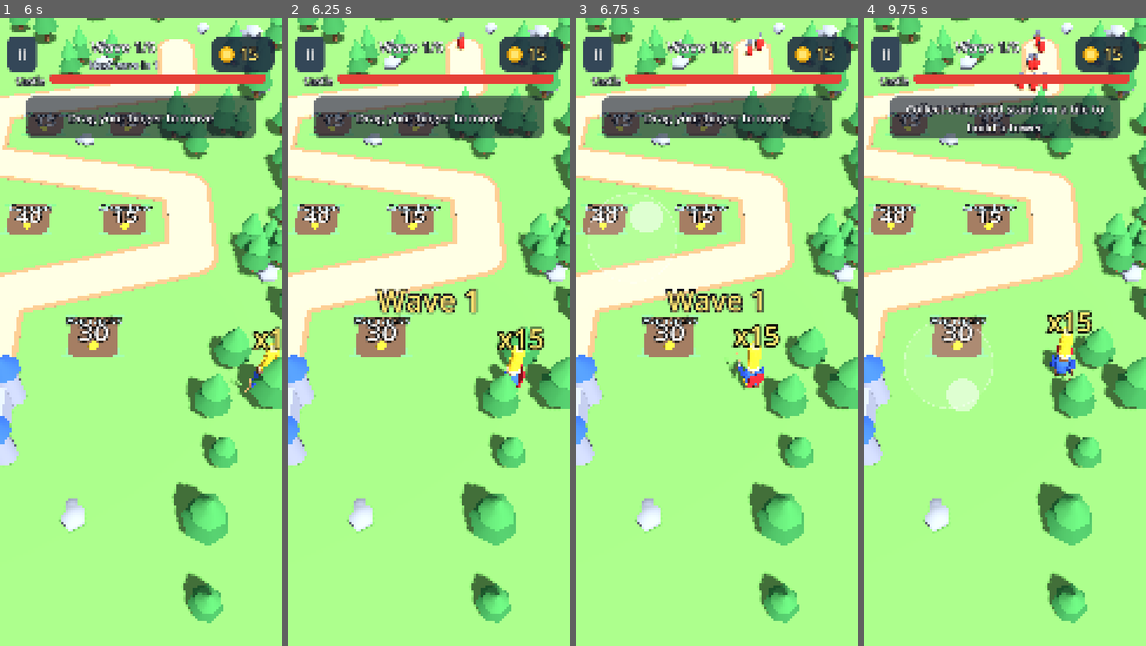
Above: before the commit, frames 1-4 (left to right).
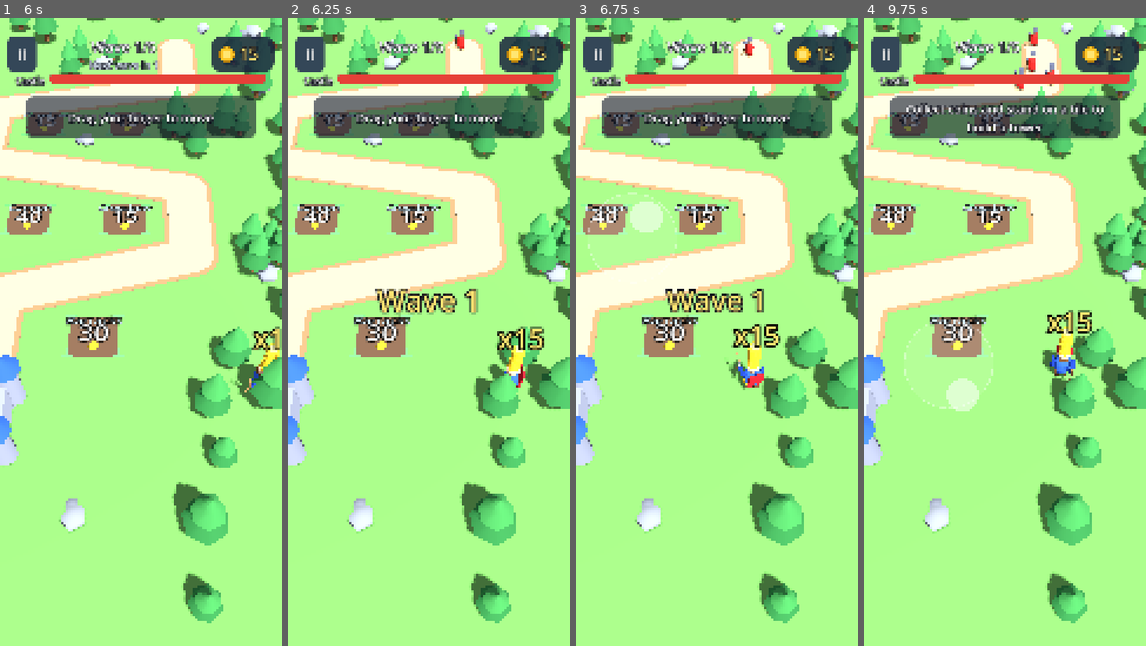
Above: after the commit, the same moments.

Repository: legioner666/Game-
Game: Godot game, scene res://main.tscn
Two runs of this game, one before a commit and one after it. Both use one fixed random seed, a clock stepped at 60 frames per second and the inputs below.
Inputs (mouse positions are in pixels of both pictures, inside the frame that each line leads up to):
- Up to frame 1 (6 s): click "Play" at 0.5 s; click "II" at 1.25 s; click "Restart" at 2 s; tap Enter at 2.75 s; move the mouse to (203, 300) at 2.77 s; hold Right (ui_right) 2.78-3.5 s; click (203, 300) at 2.92 s; drag from (84, 363) to (126, 457) at 3.52 s; move the mouse to (169, 193) at 4.27 s; hold Right (ui_right) 4.28-5 s; tap Space at 5 s; drag from (126, 457) to (56, 237) at 5.02 s; move the mouse to (225, 426) at 5.77 s; hold Left (ui_left) from 5.78 s (still down)
- Up to frame 2 (6.25 s): keep holding Left (ui_left)
- Up to frame 3 (6.75 s): release Left (ui_left) at 6.5 s; drag from (632, 237) to (674, 175) at 6.52 s
- Up to frame 4 (9.75 s): move the mouse to (1019, 332) at 7.27 s; hold Down (ui_down) 7.28-8 s; click (1019, 332) at 7.42 s; drag from (962, 175) to (948, 363) at 8.02 s; move the mouse to (1067, 300) at 8.77 s; hold Up (ui_up) 8.78-9.5 s; drag from (948, 363) to (990, 457) at 9.52 s

Frame 1 is identical in both runs. In frame 2, less than 0.1% of the frame differs, in the area x 58-63%, y 1-6%; in frame 3, 0.1%; in frame 4, 0.4%, in the area x 53-68%, y 1-12%.

Commit message:
Fewer, tougher enemies; hero aims at targets while moving
- Wave counts halved, HP x2.7 (grunt 60, runner 34, brute 500), slightly bigger models, coins per kill doubled to keep economy.
- Hero now faces the nearest enemy even while running (arrows already fired on the move).

Co-Authored-By: Claude Sonnet 5.5 <noreply@anthropic.com>
Claude-Session: https://claude.ai/code/session_01Vo2zMfmpPBAjaiyM3QAnEB

Diff:
--- a/godot/game.gd
+++ b/godot/game.gd
@@ -53,12 +53,12 @@
 const ALLY_SPEED := 4.6
 
 # Типи ворогів: 0 — рядовий, 1 — бігун, 2 — здоровань
-const E_HP := [22.0, 12.0, 260.0]
+const E_HP := [60.0, 34.0, 500.0]
 const E_SPD_MIN := [2.0, 3.6, 1.2]
 const E_SPD_MAX := [2.6, 4.2, 1.5]
 const E_DMG := [1, 1, 5]
-const E_COINS := [1, 1, 10]
-const E_SCALE := [1.0, 1.0, 1.0]
+const E_COINS := [2, 2, 14]
+const E_SCALE := [1.2, 1.1, 1.0]
 const E_CONTACT_DPS := [4.0, 3.0, 14.0]
 const E_OFFSET := [0.9, 0.9, 0.35]
 
@@ -76,11 +76,11 @@
 ]
 # Група: [тип, кількість, старт (с), інтервал (с)]
 const WAVES := [
-	[[0, 14, 0.0, 0.6]],
-	[[0, 22, 0.0, 0.5], [1, 8, 4.0, 0.9]],
-	[[0, 32, 0.0, 0.45], [1, 14, 3.0, 0.7], [2, 1, 12.0, 1.0]],
-	[[0, 44, 0.0, 0.4], [1, 20, 2.0, 0.6], [2, 2, 10.0, 6.0]],
-	[[0, 58, 0.0, 0.35], [1, 28, 2.0, 0.5], [2, 4, 8.0, 4.0]],
+	[[0, 7, 0.0, 1.2]],
+	[[0, 11, 0.0, 1.0], [1, 4, 4.0, 1.8]],
+	[[0, 16, 0.0, 0.9], [1, 7, 3.0, 1.4], [2, 1, 12.0, 1.0]],
+	[[0, 22, 0.0, 0.8], [1, 10, 2.0, 1.2], [2, 2, 10.0, 6.0]],
+	[[0, 29, 0.0, 0.7], [1, 14, 2.0, 1.0], [2, 4, 8.0, 4.0]],
 ]
 
 
@@ -1241,12 +1241,12 @@
 	var speed := _real_speed
 	var walk := clampf(speed / HERO_SPEED, 0.0, 1.0)
 	var desired := _hero_yaw
-	if speed > 1.2:
+	var tgt := _nearest_enemy(p, HERO_RANGE)
+	if tgt >= 0:
+		# цілимося у ворога навіть на бігу
+		desired = atan2(-(e_px[tgt] - p.x), -(e_pz[tgt] - p.z))
+	elif speed > 1.2:
 		desired = atan2(-_hero_vel.x, -_hero_vel.z)
-	else:
-		var tgt := _nearest_enemy(p, HERO_RANGE)
-		if tgt >= 0:
-			desired = atan2(-(e_px[tgt] - p.x), -(e_pz[tgt] - p.z))
 	_hero_yaw = lerp_angle(_hero_yaw, desired, 1.0 - exp(-14.0 * delta))
 	_hero.rotation.y = _hero_yaw
 
